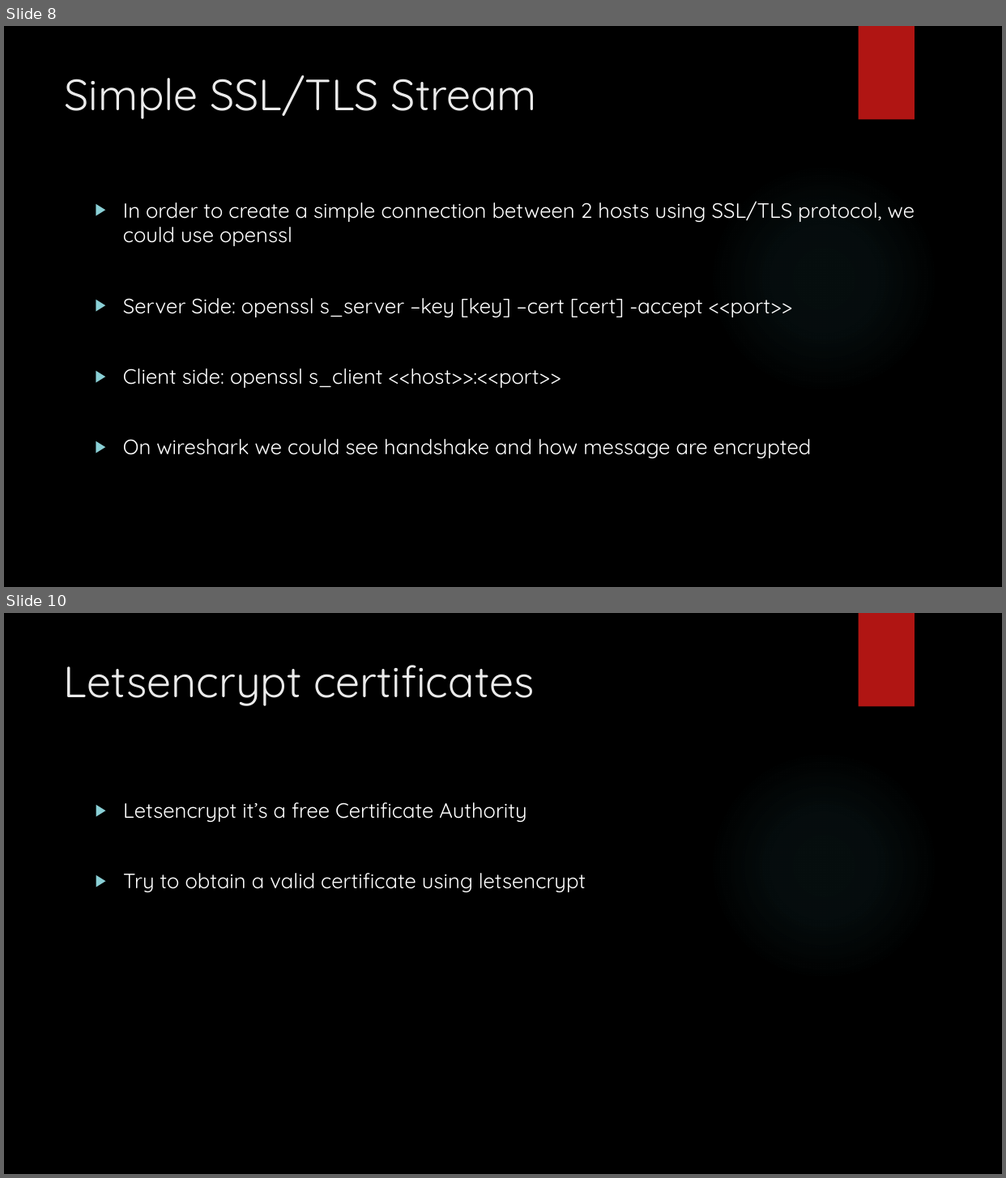
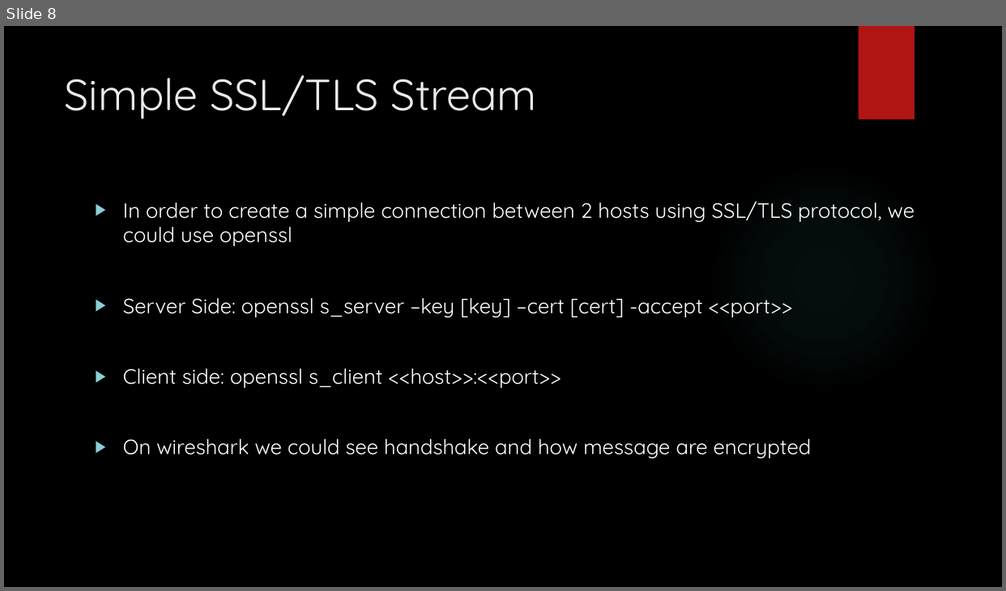
Before and after one commit to DeMaCS-UNICAL/NetworkSecurity, a slide deck: esercitazioni/Laboratory_22-23/Session_3/Lab_03_Slides.pptx. Shown one above the other, each under a label of ours: slides 8 and 10 before the commit, slide 8 after it; the slides between them are not shown. The pictures are 1006x1178 and 1006x591 pixels, drawn with LibreOffice and Linux fonts; fonts in the diff are those of the drawing; background and template pictures are left out. Boxes give left, top, right and bottom in pixels: in the first picture for what was removed or moved away, otherwise in the second. Text is boxed around its words. In the diff, an @@ line names an element or a change of style, - is before the commit and + after.

```diff
--- a/esercitazioni/Laboratory_22-23/Session_3/Lab_03_Slides.pptx
+++ b/esercitazioni/Laboratory_22-23/Session_3/Lab_03_Slides.pptx
@@ slide 10 removed at box(4, 613, 1002, 1174), background picture (left out); not listed: 2 template elements that a slide beside it also shows @@
@@ text removed at box(63, 665, 534, 706) @@
-Letsencrypt certificates
@@ text removed at box(123, 803, 586, 892) @@
-▶ Letsencrypt it’s a free Certificate Authority
-▶ Try to obtain a valid certificate using letsencrypt
```
Also in this commit, not shown: 3 slides changed, 1 other slide removed.
